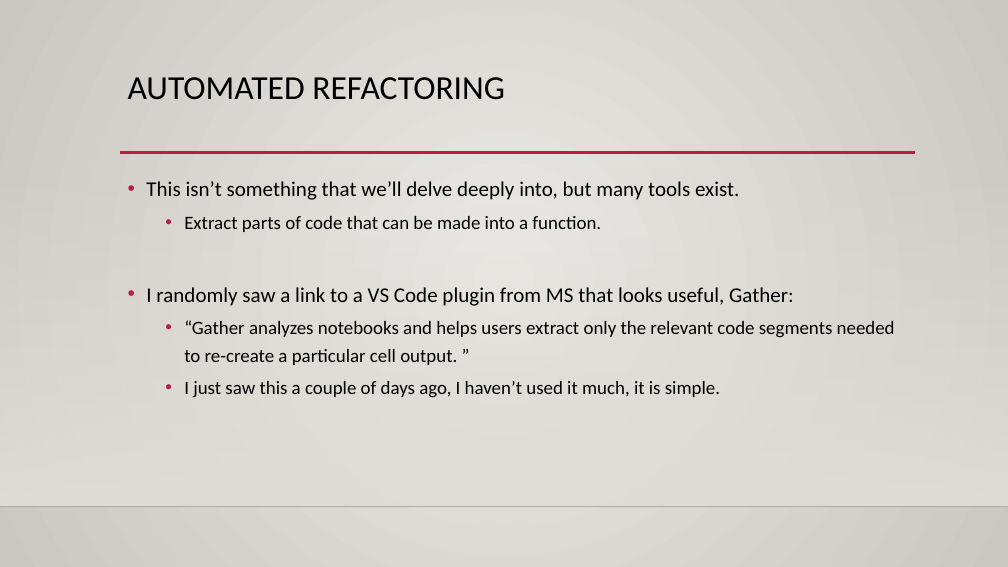
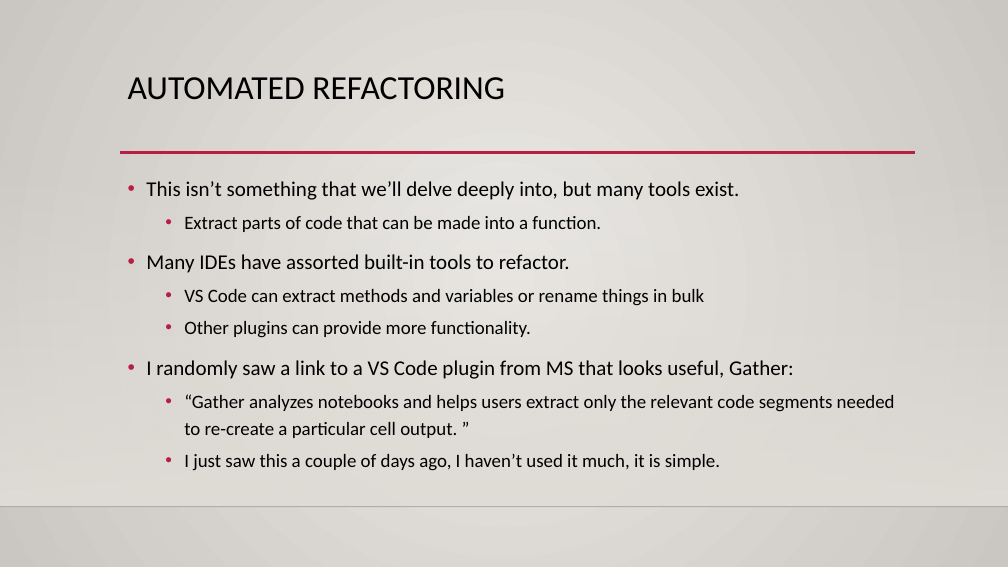
Before and after one commit to calvint13/Programming_Basics_for_ML, a slide deck: slide 13 of course_material/slides/026_refactor.pptx (slide 7 before the commit). Drawn at 1008x567 pixels with LibreOffice and Linux fonts; fonts in the diff are those of the drawing; background and template pictures are left out. Boxes give left, top, right and bottom in pixels: in the first picture for what was removed or moved away, otherwise in the second. Text is boxed around its words. In the diff, an @@ line names an element or a change of style, - is before the commit and + after.

```diff
--- a/course_material/slides/026_refactor.pptx
+++ b/course_material/slides/026_refactor.pptx
@@ text at (x1=146, y1=254, x2=705, y2=338): paragraphs added @@
+• Many IDEs have assorted built-in tools to refactor.
+  • VS Code can extract methods and variables or rename things in bulk
+  • Other plugins can provide more functionality.
```
Also in this commit, not shown: 3 other slides changed, 7 slides added, 1 slide removed, 4 other files.
